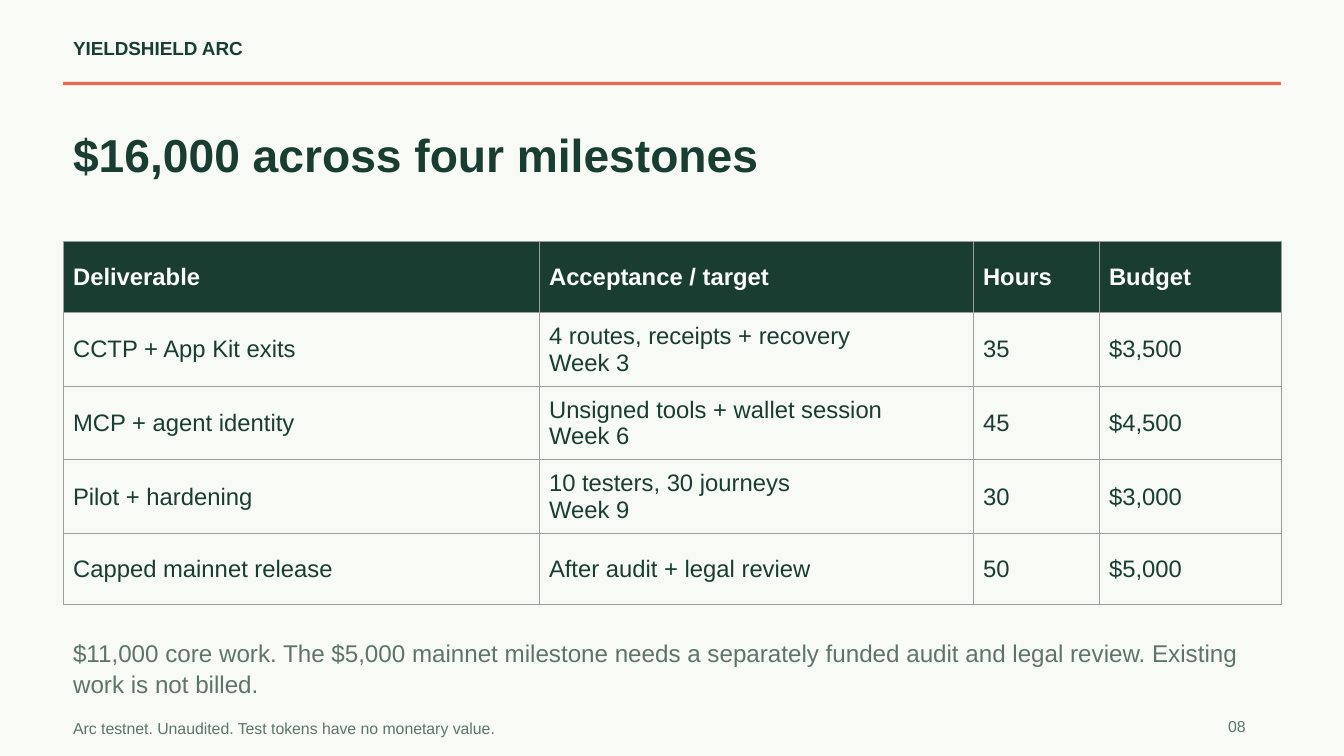
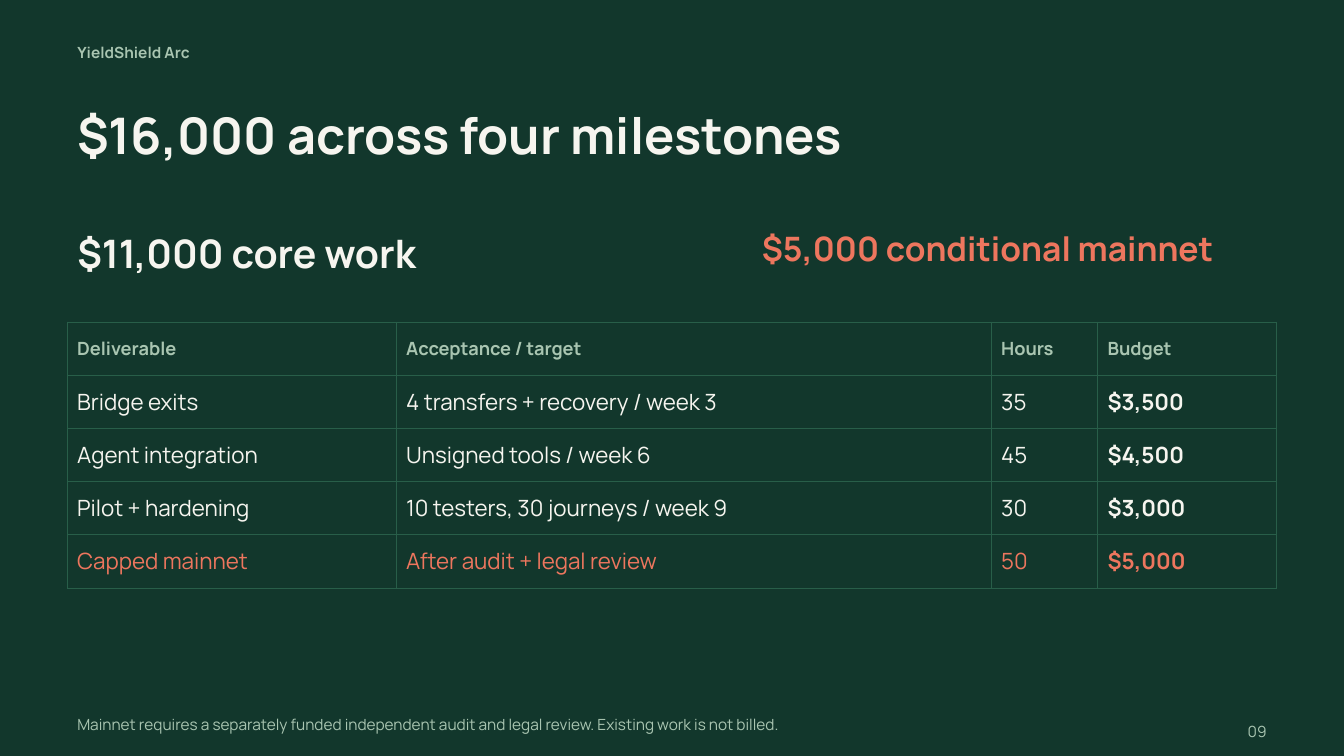
Before and after one commit to YieldShield/yieldshield-arc, a slide deck: slide 9 of docs/grants/deck/YieldShield-Arc-grant-deck.pptx (slide 8 before the commit). Drawn at 1344x756 pixels with LibreOffice and Linux fonts; fonts in the diff are those of the drawing. Boxes give left, top, right and bottom in pixels: in the first picture for what was removed or moved away, otherwise in the second. Text is boxed around its words. In the diff, an @@ line names an element or a change of style, - is before the commit and + after.

```diff
--- a/docs/grants/deck/YieldShield-Arc-grant-deck.pptx
+++ b/docs/grants/deck/YieldShield-Arc-grant-deck.pptx
@@ background #F8FAF6 to #12372C @@
@@ text at (x1=77, y1=46, x2=189, y2=58): text changed; size 13.5 to 11 pt; font Arial to Manrope; text colour #193D31 to #A9C5B1 @@
-YIELDSHIELD ARC
+YieldShield Arc
@@ rectangle removed at (x1=63, y1=82, x2=1280, y2=85) @@
@@ text "$16,000 across four milestones" moved from (x1=73, y1=137, x2=758, y2=179) to (x1=77, y1=112, x2=842, y2=161) @@
@@ text "$16,000 across four milestones" at (x1=77, y1=112, x2=842, y2=161): size 33 to 36 pt, font Arial to Manrope, text colour #193D31 to #F6F5EF @@
@@ text added at (x1=77, y1=236, x2=416, y2=273), 28 pt, text #F6F5EF, bold @@
+$11,000 core work
@@ text added at (x1=762, y1=233, x2=1213, y2=266), 24 pt, text #ED765E, bold @@
+$5,000 conditional mainnet
@@ table at (x1=68, y1=322, x2=1277, y2=652) @@
-row 2, column 1: CCTP + App Kit exits
+row 2, column 1: Bridge exits
-row 2, column 2: 4 routes, receipts + recovery / Week 3
+row 2, column 2: 4 transfers + recovery / week 3
-row 3, column 1: MCP + agent identity
+row 3, column 1: Agent integration
-row 3, column 2: Unsigned tools + wallet session / Week 6
+row 3, column 2: Unsigned tools / week 6
-row 4, column 2: 10 testers, 30 journeys / Week 9
+row 4, column 2: 10 testers, 30 journeys / week 9
-row 5, column 1: Capped mainnet release
+row 5, column 1: Capped mainnet
@@ fill #193D31 to #12372C in row 1 @@
@@ fill #F8FAF6 to #12372C in 16 cells @@
@@ size 17 to 13 pt, text colour #FFFFFF to #A9C5B1 in "Deliverable", "Acceptance / target", "Hours", "Budget" @@
@@ font Arial to Manrope in "Deliverable", "Acceptance / target", "Hours", "Budget" and 10 more places @@
@@ size 17 to 16 pt in "35", "$3,500", "45", "$4,500" and 6 more places @@
@@ text colour #193D31 to #F6F5EF in "35", "$3,500", "45", "$4,500" and 3 more places @@
@@ bold on in "$3,500", "$4,500", "$3,000", "$5,000" @@
@@ text colour #193D31 to #ED765E in "After audit + legal review", "50", "$5,000" @@
@@ borders changed @@
@@ table resized from (x1=63, y1=242, x2=1281, y2=586) to (x1=68, y1=322, x2=1277, y2=652) @@
@@ text at (x1=77, y1=718, x2=778, y2=734): text changed; size 17.2 to 11 pt; font Arial to Manrope; text colour #5F7468 to #A9C5B1 @@
-$11,000 core work. The $5,000 mainnet milestone needs a separately funded audit and legal review. Existing work is not billed.
+Mainnet requires a separately funded independent audit and legal review. Existing work is not billed.
@@ text removed at (x1=73, y1=722, x2=495, y2=737) @@
-Arc testnet. Unaudited. Test tokens have no monetary value.
@@ text removed at (x1=1228, y1=721, x2=1246, y2=732) @@
-08
@@ text added at (x1=1248, y1=725, x2=1267, y2=737), 11 pt, text #A9C5B1 @@
+09
```
Also in this commit, not shown: 2 other slides changed, 6 slides added, 5 slides removed, 3 other files.
